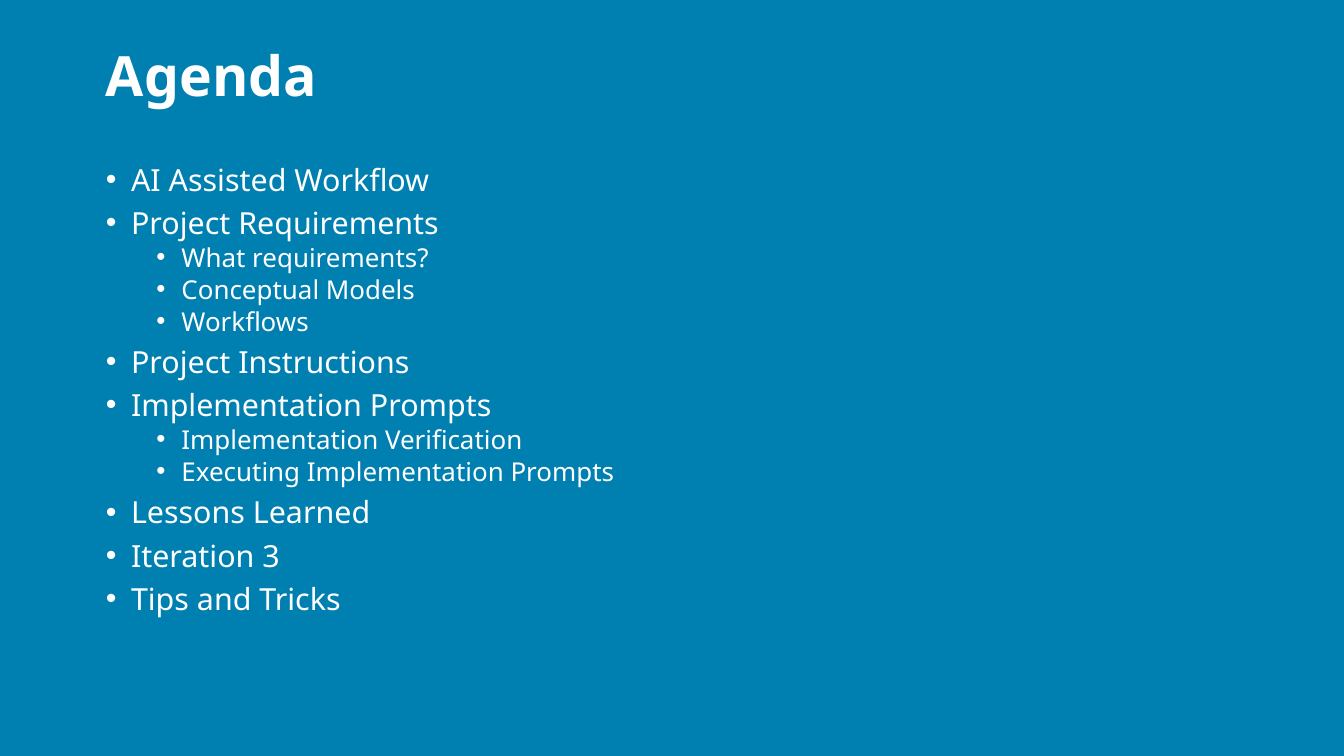
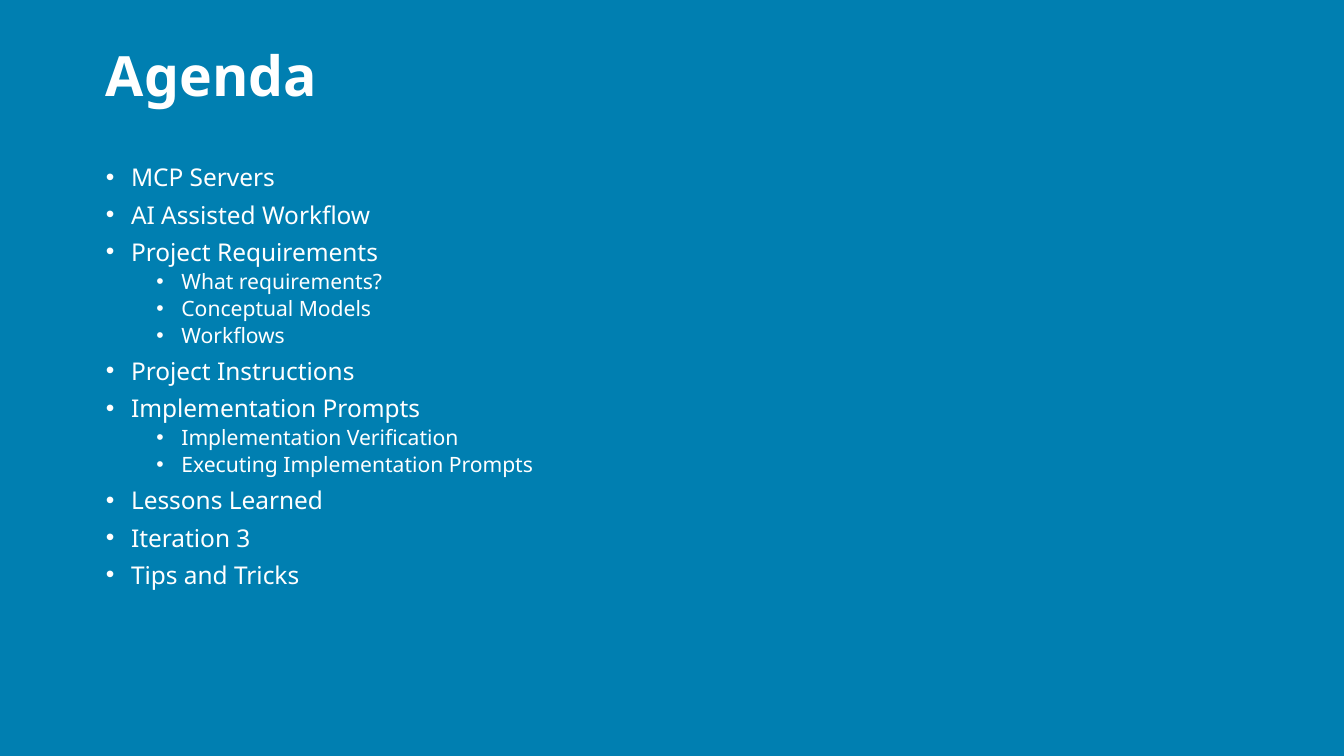
Before and after one commit to j0hnnymiller/AI-Assisted-Software-Development, a slide deck: slide 3 of Slides/AIASD-Greenfield-slides.pptx. Drawn at 1344x756 pixels with LibreOffice and Linux fonts; fonts in the diff are those of the drawing; background and template pictures are left out. Boxes give left, top, right and bottom in pixels: in the first picture for what was removed or moved away, otherwise in the second. Text is boxed around its words. In the diff, an @@ line names an element or a change of style, - is before the commit and + after.

```diff
--- a/Slides/AIASD-Greenfield-slides.pptx
+++ b/Slides/AIASD-Greenfield-slides.pptx
@@ text at <box>131,168,275,187</box>: paragraph added @@
+• MCP Servers
@@ text at <box>131,205,533,590</box>: size 16.3 to 13.1 pt in "AI Assisted Workflow", "Project Requirements", "Project Instructions", "Implementation Prompts" and 3 more places; size 13.9 to 11.2 pt in "What requirements?", "Conceptual Models", "Workflows", "Implementation Verification" and 1 more places @@
```
Also in this commit, not shown: 4 other slides changed, 33 slides added, 1 slide removed.
